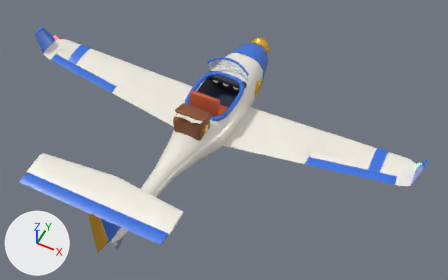
The glTF model assets/skypost/models/sternsegler.glb: old version first, new version second.
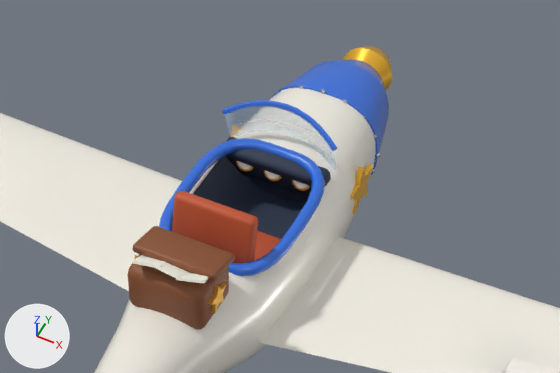
Old and new are each drawn whole from a camera (50 mm lens) standing at (3.92, -7.34, 9.09) and looking at (0.57, -0.63, 0.71) and again close up on the part from 28% to 74% of the width and 8% to 56% of the height. The axes (+X, +Y, +Z) are drawn at lower left. The lights are the same throughout. The last two pictures show the newer version. Objects named as collision shapes, trigger or cutter boxes, shadow casters or lower levels of detail are left out. Where no turn or scale is listed for an object, it has been applied to the vertices. Vertices at exactly the same position are counted once.

Script lines for the objects in view, before the commit:
```python
me_sternsegler_lod0 = bpy.data.meshes.new('sternsegler_lod0')
me_sternsegler_lod0.from_pydata(...)  # 2944 vertices, 5679 faces; spans x -3.98..3.99, y -3.56..2.43, z -0.24..2.06
me_sternsegler_lod0.materials.append(mat_sp_paint)  # white #f3efe4
me_sternsegler_lod0.materials.append(mat_sp_dark)  # dark blue #24324a
me_sternsegler_lod0.materials.append(mat_sp_trim)  # blue #2c6fe0
me_sternsegler_lod0.materials.append(mat_sp_seat)  # orange #c2542f
me_sternsegler_lod0.materials.append(mat_sp_accent)  # orange #ffc23a
me_sternsegler_lod0.materials.append(mat_sp_paper)  # white #fbf7ea
me_sternsegler_lod0.materials.append(mat_sp_glass)  # blue #bfe6ff
me_sternsegler_lod0.materials.append(mat_sp_lampred)  # red #ff4a4a, glowing red #ff4a4a
me_sternsegler_lod0.materials.append(mat_sp_lampgreen)  # green #4dff8a, glowing green #4dff8a
me_sternsegler_lod0.materials.append(mat_sp_metal)  # light grey #c9d2dc
me_sternsegler_lod0.materials.append(mat_sp_leather)  # brown #8a5230
ob_sternsegler_lod0 = bpy.data.objects.new('sternsegler_lod0', me_sternsegler_lod0)
ob_sternsegler_lod0.location = (0.0, 0.0, 0.0)
```
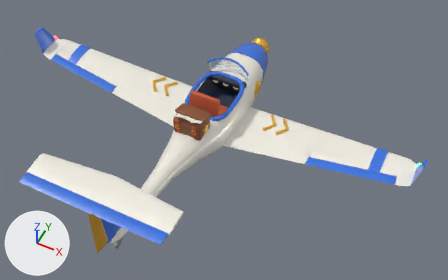
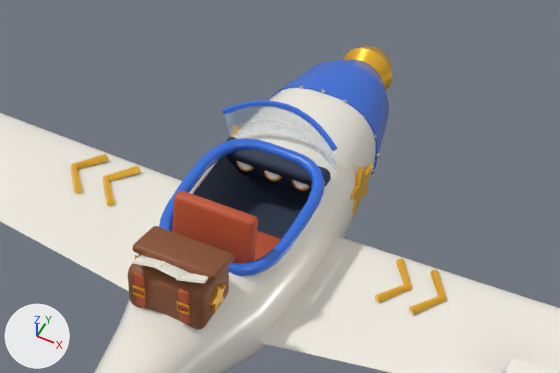
The edits, one by one:
me_sternsegler_lod0 is used by ob_sternsegler_lod0; location (0.0, 0.0, 0.0).
me_sternsegler_lod0 had 2944 vertices, 5679 faces and spanned x -3.98..3.99, y -3.56..2.43, z -0.24..2.06.
me_sternsegler_lod0 now has 3176 vertices, 6119 faces and spans x -3.98..3.99, y -3.56..2.43, z -0.24..2.06.
me_sternsegler_lod0 part 1: the loose piece of 56 vertices spanning x -0.3..0.3, y -0.41..-0.21, z 0.64..1.26 is copied, and the copy is multiplied about its middle by the matrix ((0.107, 0.0, 0.0), (0.0, 0.25, -0.051), (0.0, 0.096, 0.476)), then moved by (-0.16, -0.69, 0.13); it spans x -0.19..-0.13, y -1.01..-0.98, z 0.94..1.23.
me_sternsegler_lod0 part 2: the loose piece of 56 vertices spanning x -0.3..0.3, y -0.41..-0.21, z 0.64..1.26 is copied, and the copy is multiplied about its middle by the matrix ((0.107, 0.0, 0.0), (0.0, 0.25, -0.051), (0.0, 0.096, 0.476)), then moved by (0.16, -0.69, 0.13); it spans x 0.13..0.19, y -1.01..-0.98, z 0.94..1.23.
me_sternsegler_lod0 part 3: a new loose piece of 24 vertices spanning x -0.21..-0.11, y -1.02..-1.01, z 1.04..1.12, in mat_sp_accent (orange #ffc23a).
me_sternsegler_lod0 part 4: a new loose piece of 24 vertices spanning x 0.11..0.21, y -1.02..-1.01, z 1.04..1.12, in mat_sp_accent (orange #ffc23a).
me_sternsegler_lod0 part 5: a new loose piece of 18 vertices spanning x -1.22..-1.01, y 0.06..0.5, z 0.5..0.57, in mat_sp_accent (orange #ffc23a).
me_sternsegler_lod0 part 6: a new loose piece of 18 vertices spanning x -1.48..-1.27, y 0.04..0.48, z 0.53..0.59, in mat_sp_accent (orange #ffc23a).
me_sternsegler_lod0 part 7: a new loose piece of 18 vertices spanning x 1.01..1.22, y 0.06..0.5, z 0.5..0.57, in mat_sp_accent (orange #ffc23a).
me_sternsegler_lod0 part 8: a new loose piece of 18 vertices spanning x 1.27..1.48, y 0.04..0.48, z 0.53..0.59, in mat_sp_accent (orange #ffc23a).

Pixel boxes [x1, y1, x2, y2] of what changed, in the close-ups (560 x 373 px):
part 1 of me_sternsegler_lod0, added: after [134, 272, 146, 307]
part 2 of me_sternsegler_lod0, added: after [178, 289, 190, 324]
part 3 of me_sternsegler_lod0, added: after [132, 285, 146, 298]
part 4 of me_sternsegler_lod0, added: after [176, 301, 190, 315]
part 5 of me_sternsegler_lod0, added: after [103, 166, 140, 206]
part 6 of me_sternsegler_lod0, added: after [70, 154, 108, 194]
part 7 of me_sternsegler_lod0, added: after [375, 258, 412, 303]
part 8 of me_sternsegler_lod0, added: after [409, 270, 447, 315]
